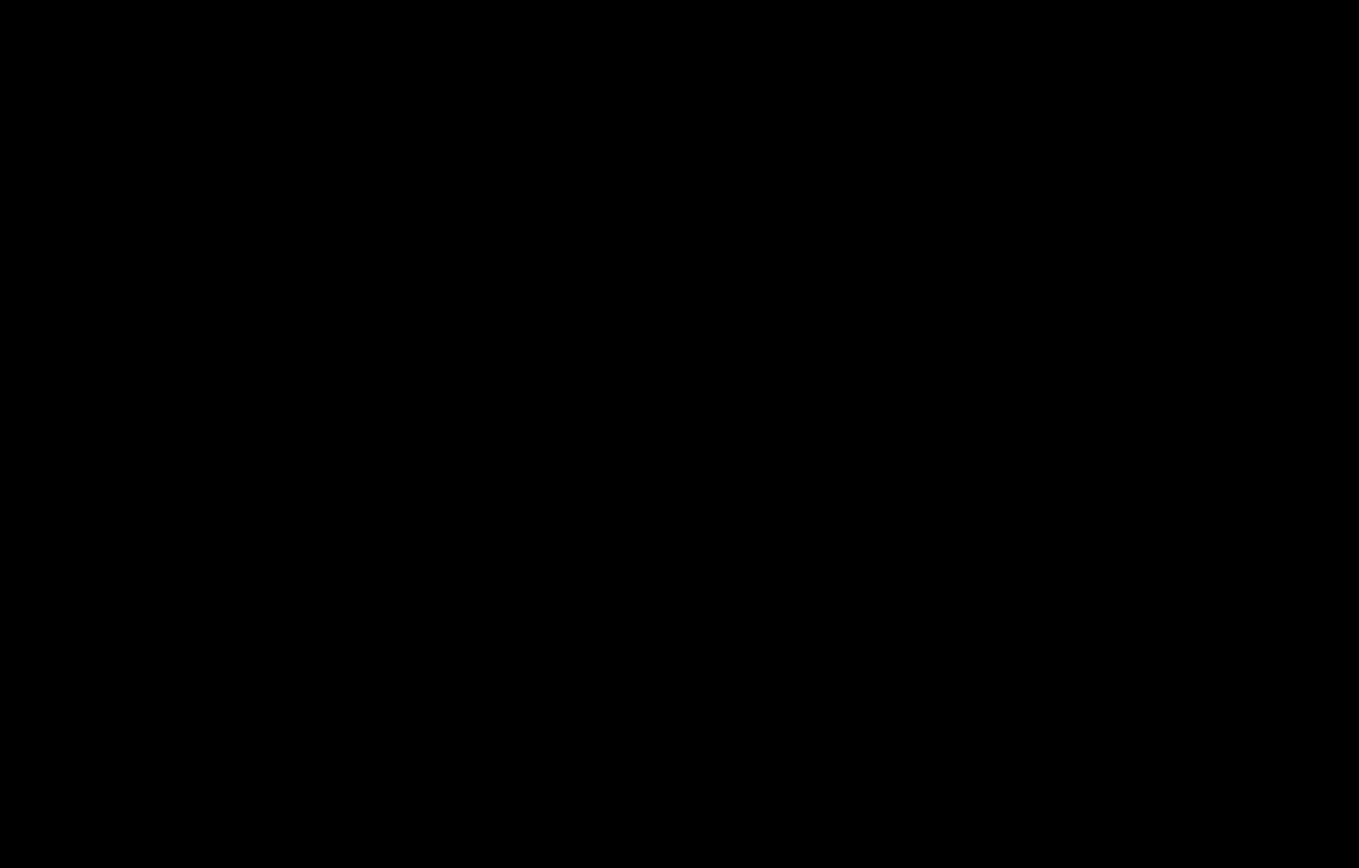
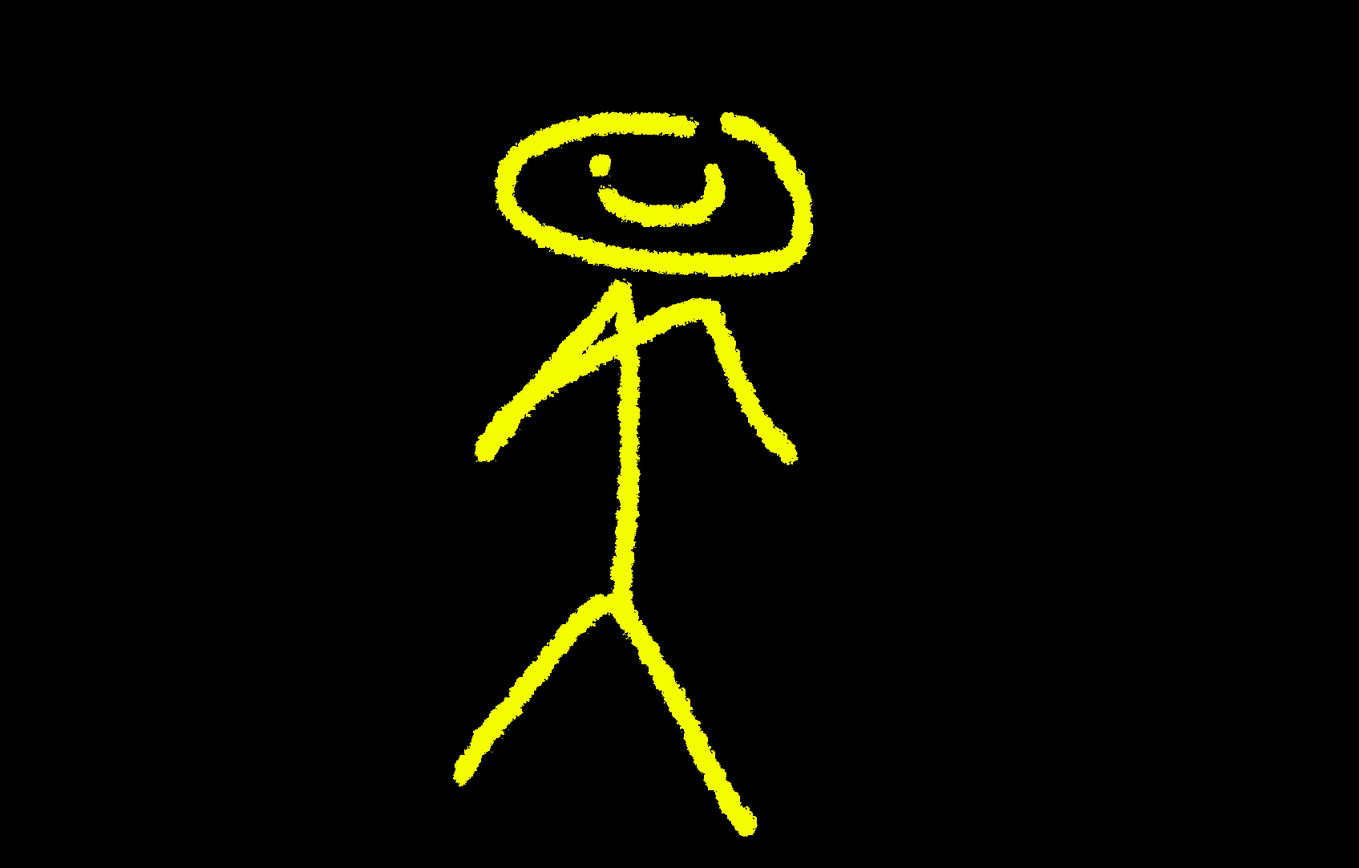
Before/after of a 1359×868 layered artwork. What changed in the layer stack:
painted on "Pasted Layer" over [453, 111, 814, 837]
